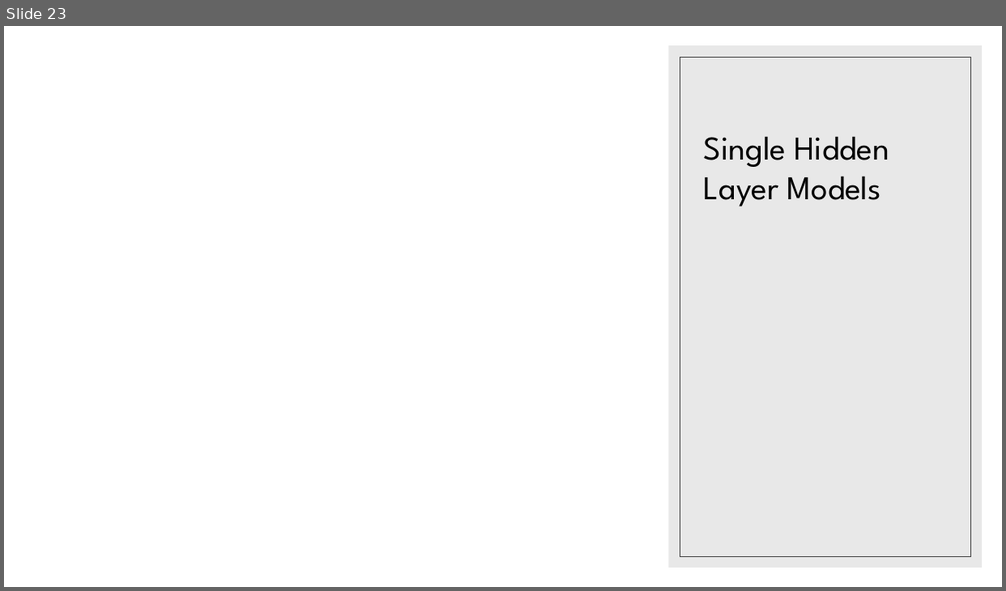
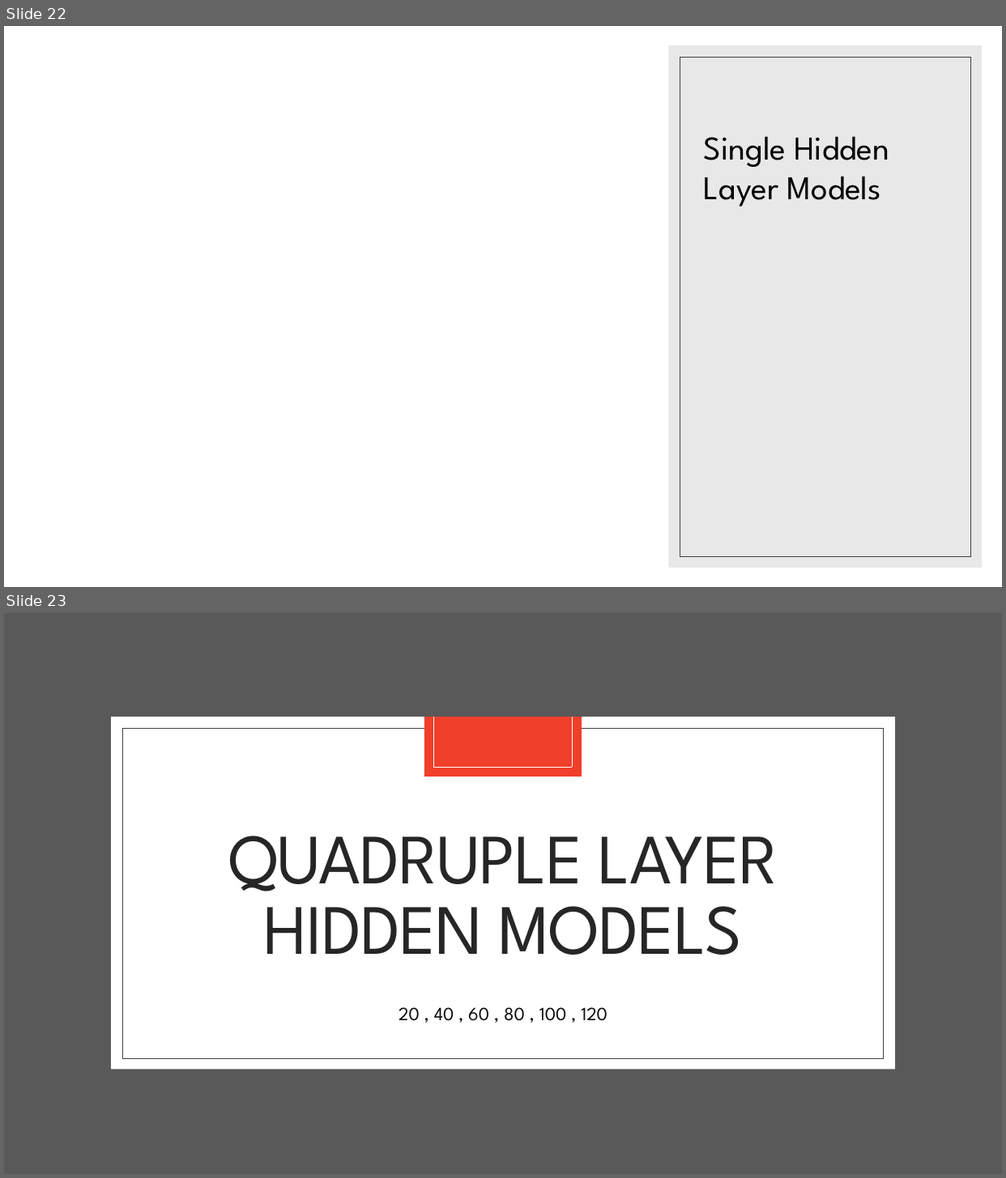
Before and after one commit to landonbuell/Convolutional-Neural-Networks, a slide deck: Presentations/14_04_2020/Modeling Attack Functions.pptx. Shown one above the other, each under a label of ours: slide 23 before the commit, slides 22 and 23 after it. The pictures are 1006x591 and 1006x1178 pixels, drawn with LibreOffice and Linux fonts; fonts in the diff are those of the drawing; grey boxes stand for pictures. Boxes give left, top, right and bottom in pixels: in the first picture for what was removed or moved away, otherwise in the second. Text is boxed around its words. In the diff, an @@ line names an element or a change of style, - is before the commit and + after.

Commit message:
13 April 2020
- Ran program for single & double layers of gaussian noise.

- Need tp finish analysis program!
- Need to finish slides!

```diff
--- a/Presentations/14_04_2020/Modeling Attack Functions.pptx
+++ b/Presentations/14_04_2020/Modeling Attack Functions.pptx
@@ slide 23 added at <box>4,613,1002,1174</box>, background #FFFFFF @@
@@ rectangle added at <box>4,613,1002,1174</box>, fill #595959 @@
@@ rectangle added at <box>111,717,895,1070</box>, fill #FFFFFF @@
@@ rectangle added at <box>122,728,884,1059</box>, outline #404040 0.5 pt @@
@@ rectangle added at <box>424,717,582,777</box>, fill #F03F2B @@
@@ line added from (434, 717) to (434, 767), #FFFFFF 0.5 pt @@
@@ line added from (572, 717) to (572, 767), #FFFFFF 0.5 pt @@
@@ line added from (434, 767) to (572, 767), #FFFFFF 0.5 pt @@
@@ title added at <box>229,836,778,955</box>, 68 pt, text #262626 @@
+QUADRUPLE LAYER HIDDEN MODELS
@@ text added at <box>398,1007,607,1021</box>, 18 pt, text #0D0D0D @@
+20 , 40 , 60 , 80 , 100 , 120
@@ what was slide 23 is now slide 22 @@
```
Also in this commit, not shown: 2 slides changed, 1 other slide added, 2 slides removed, 12 other files.
